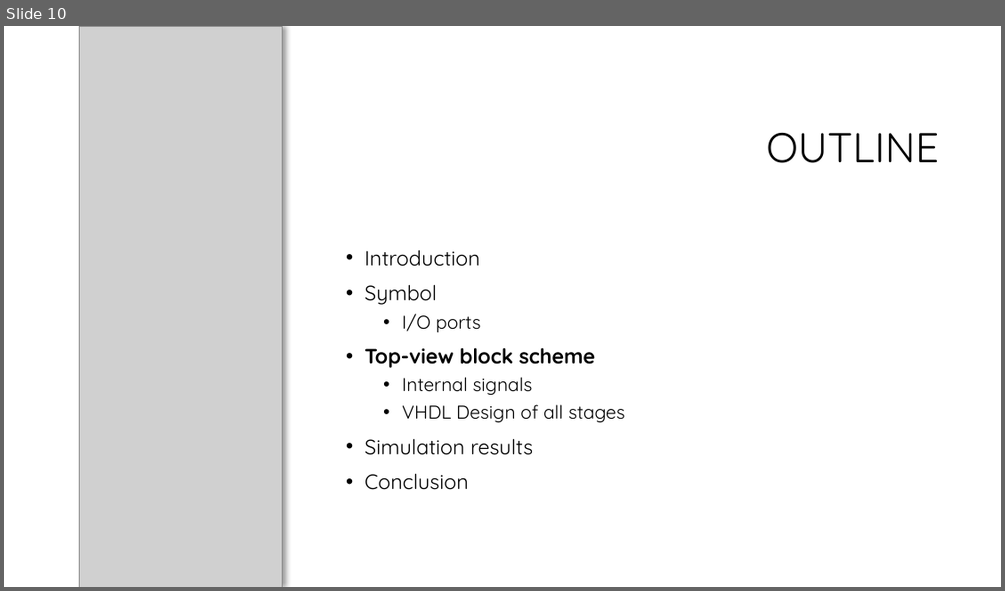
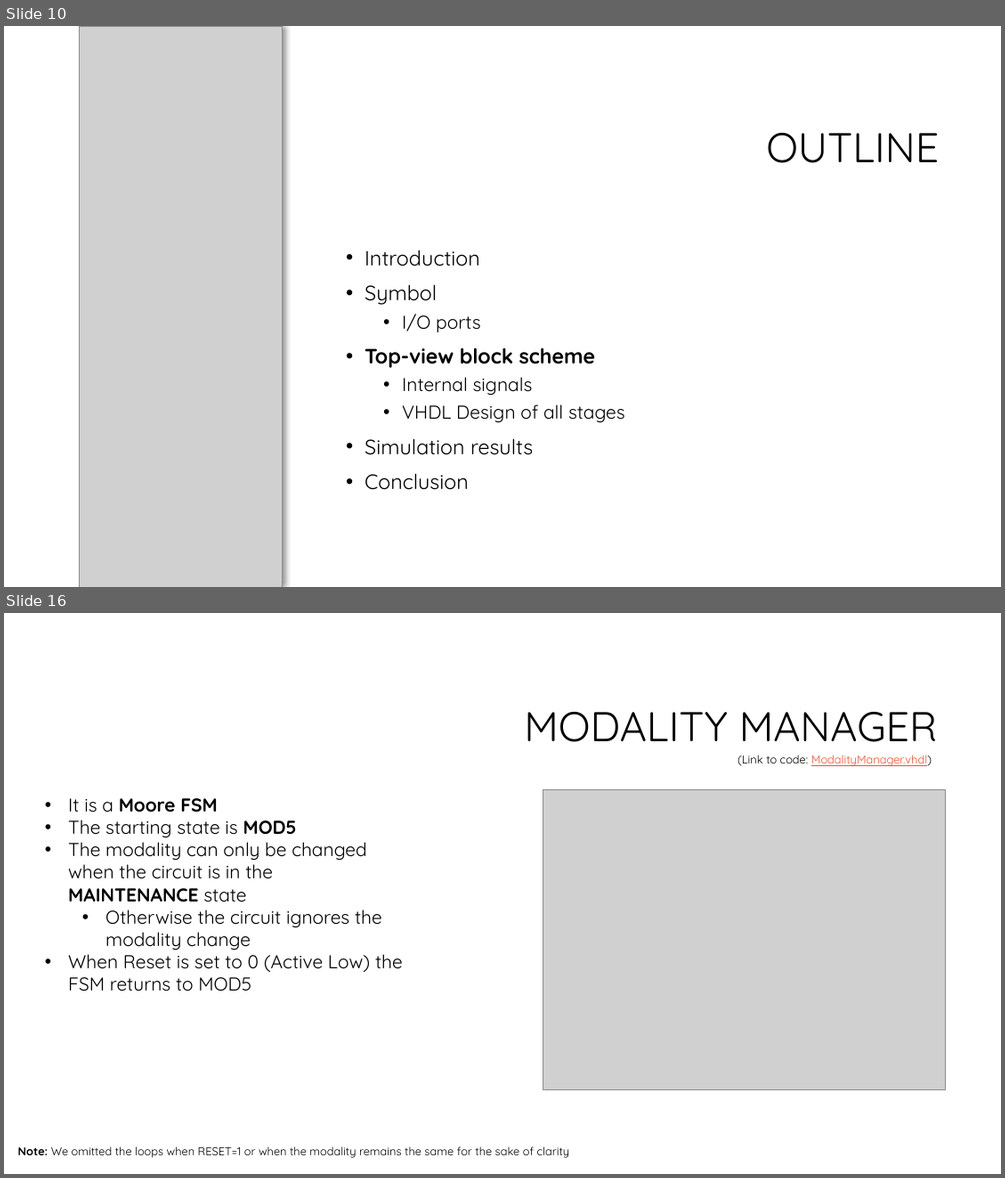
Before and after one commit to HopedWall/LightControlSystem, a slide deck: doc/Gruppo2_VincenziPorto.pptx. Shown one above the other, each under a label of ours: slide 10 before the commit, slides 10 and 16 after it; the slides between them are not shown. The pictures are 1005x591 and 1005x1178 pixels, drawn with LibreOffice and Linux fonts; fonts in the diff are those of the drawing; grey boxes stand for pictures; background and template pictures are left out. Boxes give left, top, right and bottom in pixels: in the first picture for what was removed or moved away, otherwise in the second. Text is boxed around its words. In the diff, an @@ line names an element or a change of style, - is before the commit and + after.

```diff
--- a/doc/Gruppo2_VincenziPorto.pptx
+++ b/doc/Gruppo2_VincenziPorto.pptx
@@ slide 16 added at <box>4,613,1001,1174</box>, background #FFFFFF @@
@@ title added at <box>524,712,938,742</box>, 40 pt, text #000000 @@
+MODALITY MANAGER
@@ text added at <box>737,755,931,766</box>, 11 pt, text #F0532B, underline @@
+(Link to code: ModalityManager.vhdl)
@@ text added at <box>68,798,403,991</box>, 18 pt, text #000000 @@
+• It is a Moore FSM
+• The starting state is MOD5
+• The modality can only be changed when the circuit is in the MAINTENANCE state
+  • Otherwise the circuit ignores the modality change
+• When Reset is set to 0 (Active Low) the FSM returns to MOD5
@@ picture added at <box>543,789,946,1090</box> @@
@@ text added at <box>18,1146,570,1158</box>, 11 pt, text #000000 @@
+Note: We omitted the loops when RESET=1 or when the modality remains the same for the sake of clarity
```
Also in this commit, not shown: 4 slides changed, 25 other slides added, 1 other file.
